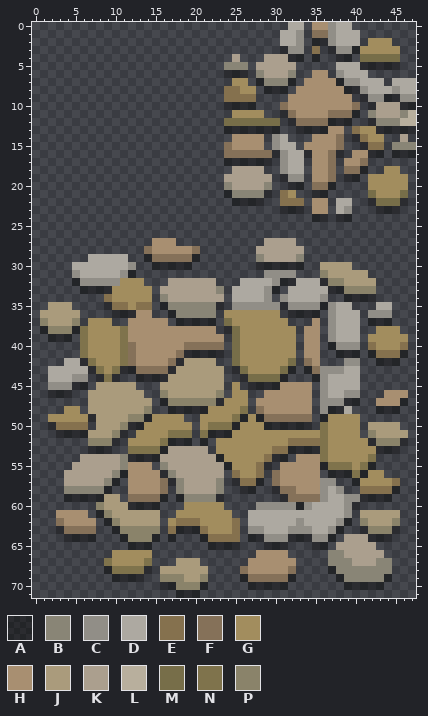
Two states of a sprite sheet, Images/Terrenos/Cesped2.png. The picture above was drawn from the file before the commit.
The file is 48x72 pixels. Colours within 5 levels of each other are drawn and written as one.
Palette (. is transparent): A #00000063  B #898576  C #918e87  D #ada9a1  E #85714e  F #857159  G #a28d5e  H #a88f71  J #aa9b7c  K #ab9f8e  L #b8af9d  M #776e49  N #7f734c  P #8a836a
Pixels before (only the part around the change), first column x 1:
 7 ........................GG.ABBBA.HHHHACCDDD.DDD
 8 .......................EEGG.AAA.HHHHHHAACDDDCDD
 9 .......................EEEE....HHHHHHHH.ACCAACC
10 .......................AAAA...FHHHHHHHHF.AKKKAA
11 ........................GGGG..AFHHHHFFFA.BKKKBL
12 .......................MMMMMMM.AFFFFAAA..ABBBLL
13 .......................AAAAAAA..AAAAHH.EGGAAAAA
14 ........................HHHH.CD...HHHF.AEGG..K.
15 .......................FHHHH.CDD.HHHHF..AEE.BBB
16 .......................FFFFFFACDDAHHFA.HHAA.AAA
17 .......................AAAAAA.CDD.HHF.HHF......
18 ........................KKKK..CDD.HHF.FFA..GG..
19 .......................KKKKKK.ACC.HHF.AA.GGGGG.
20 .......................BKKKKB..AA.FFA....GGGGG.
21 .......................ABBBBA.EG..AA.....MGGGM.
22 ........................AAAA..EEE.HH.DD..AMMMA.
23 ..............................AAA.HH.DC...AAA..
24 ..................................AA.AA........
25 ...............................................
26 ...............................................
27 ..............HHH...........KKKK...............
28 .............FHHHHHF.......KKKKKK..............
29 ......DDDDD..AFFFFFA.......BKKKKB..............
30 ....DDDDDDDC..AAAAA........AAAAAA..JJJJ........
31 ....CDDDDDCA................CCCC...PJJJJJ......
32 ....ACCCCCGGG...KKKKKK...DDDDCAADDDAPPJJJJ.....
33 .....AAAAGGGGG.KKKKKKKB.DDDDCA.DDDDDAAPPPP.....
34 ........EGGGGG.BKKKKKKK.DDDDC.CDDDDC..AAAA.....
35 .JJJ....AEEGEE.ABBBBBBA.CCCCCCACCCCACDD...DD...
36 JJJJJ....AAAHH..ABBBBB.GGGGGGG.AAAA.CDDD.CCC...
37 PJJJP.GGG..HHHHH.AAAAA.MGGGGGGG...H.CDDD.AAA...
38 APPPANGGGGNHHHHHHHHHHH.AMGGGGGGG.HH.CDDD..GGG..
39 .AAA.NGGGGNHHHHHHHHHHHH.MGGGGGGG.HH.CDDD.GGGGG.
40 .....NGGGGNFHHHHHHFFFFF.MGGGGGGG.HH.ACCC.EGGGE.
41 .....NGGGGNFHHHHHFAAAAA.MGGGGGGG.HH..AAA.AEEEA.
42 ...DDANGGGNFHHHHFAJJJJ..MGGGGGGM.FH...CC..AAA..
43 .DDDDDANGNAAFFFFAJJJJJJ.AMGGGGMA.AFCCCDD.......
44 .DDDCC.ANA..AAAAJJJJJJJ..AMMMMA...ACDDDD.......
45 .CCCAA.JJJJJ...JJJJJJJJ.G.AAAAHHHH.CDDDD.......
46 .AAA..JJJJJJJ..PJJJJJJP.GG..HHHHHH.CDDCC...HHH.
47 ......JJJJJJJJ.APPPPPPAGGG.HHHHHHH.CCCAA..HHHA.
48 ...GG.JJJJJJJP..AAAAAGGGGN.FHHHHHH.CAAD...AAA..
49 .GGGGGAJJJJPPAGGGG..GGGGNAGAFFFFFF.AGGGG.......
50 .AEEEE.JJJPAAGGGGGG.GNNNAGGGAAAAAA.NGGGG.JJJJ..
51 ..AAAAJJJPA.GGGGNNN.NAAAGGGGGGGGGGGNGGGG.PJJJJ.
52 ......PPPA.GGGGNAAA.A.GGGGGGGGGEEEENGGGGGAPPPA.
53 ......AAA..NNNNAKKKKK.GGGGGGGEEAAAANGGGGGGAAA..
54 .....KKKKKBAAAAKKKKKKKAGGGGGEAA.HHHNGGGGGN.....
55 ....KKKKKKBHHH.BKKKKKKKAGGGEA.HHHHHANNNGNA.....
56 ...KKKKKKBAHHHHABKKKKKK.EGGE.FHHHHH.AAANAGG....
57 ...KKKKKBA.HHHHFABKKKKB.AEEA.FHHHHHCC..AGGGGE..
58 ...BBBBBA..HHHHF.BKKKKB..AA..AFFHHHCDC..EEEEA..
59 ...AAAAAJJ.FFFFA.ABBBBA.......AFFFFCDDCCAAAA...
60 .......PJJJAAAA...GGGGG....CCCCCACDDDDCA.......
61 ..HHHH.APJJJJJJ..GGGGGGG..DDDDDDDDDDDDC.JJJJJ..
62 ..FHHHH.APJJJJJ.GEEEGGGGE.DDDDDDCDDDDCA.PJJJP..
63 ..AFFFF..APPPPP.EAAAEGGGE.CCDDDCCCDDCA..APPPA..
64 ...AAAA...APPPA.A...AEEEE.AACCCAAACCA.KKKAAA...
65 ...........AAA.......AAAA...AAA...AA.KKKKK.....
66 .........GGGGG.............HHHH.....BBKKKKK....
67 ........NGGGGN...JJJ......HHHHHH....BBBKKKBB...
68 ........ANNNNA.JJJJJJ....FHHHHHF....ABBBBBBB...
69 .........AAAA..PPPJJP....AFFFFFA.....ABBBBBA...
70 ...............AAPPPA.....AAAAA.......AAAAA....
71 .................AAA...........................
After:
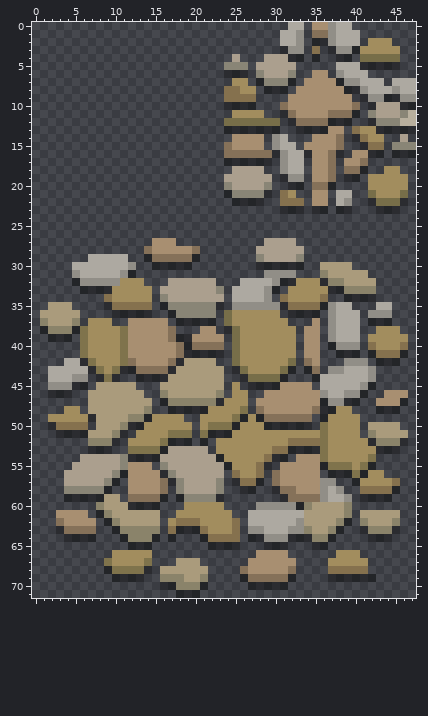
Difference:
There is now colour A in row 45 at x 42; in row 46 at x 41; in row 69 at x 37.
The edit turns colour B into colour A in row 69 at x 39 to 42.
The edit turns colour C into colour A in row 23 at x 39; in rows 47 to 48 at x 36.
The edit turns colour D into colour A in row 23 at x 38.
The edit turns colour F into colour A in row 40 at x 19.
The edit turns colour H into colour A in row 23 at x 35 to 36; in row 36 at x 13 to 14; in row 39 at x 18 to 19.
There is now colour C in row 42 at x 41; in rows 43 to 44 at x 42; in row 45 at x 41.
The edit turns colour D into colour C in row 22 at x 39.
There is now colour D in row 21 at x 38 to 39; in rows 43 to 44 at x 41.
The edit turns colour C into colour D in rows 44 to 45 at x 36.
The edit turns colour A into colour E in row 68 at x 37.
The edit turns colour B into colour E in row 68 at x 38 to 41.
The edit turns colour C into colour E in row 34 at x 31 and 36; in row 35 at x 32 to 35.
The edit turns colour G into colour E in row 35 at x 12.
There is now colour F in row 48 at x 35.
The edit turns colour H into colour F in rows 38 to 39 at x 17; in row 40 at x 18.
The edit turns colour A into colour G in row 48 at x 38.
The edit turns colour B into colour G in row 66 at x 38; in row 67 at x 37 to 39.
The edit turns colour D into colour G in row 32 at x 33 to 35; in row 33 at x 32 to 36; in row 34 at x 32 to 35; in row 48 at x 39.
The edit turns colour K into colour G in row 66 at x 39 to 40; in row 67 at x 40 to 41.
There is now colour H in rows 46 to 47 at x 35.
The edit turns colour A into colour H in row 21 at x 35 to 36.
The edit turns colour F into colour H in rows 40 to 41 at x 12.
The edit turns colour D into colour J in row 60 at x 35 to 38; in row 61 at x 34 to 38; in row 62 at x 34 to 37; in row 63 at x 35 to 36.
The edit turns colour G into colour M in row 36 at x 24.
The edit turns colour C into colour P in row 60 at x 34 and 39; in row 61 at x 39; in row 62 at x 38; in row 63 at x 34 and 37; in row 64 at x 35 to 36.
The edit erases colour A in row 24 at x 35 to 36 and 38 to 39; in row 60 at x 40; in row 69 at x 44; in row 70 at x 39 to 43.
The edit erases colour B in row 66 at x 37; in row 67 at x 43 to 44; in row 68 at x 42 to 44; in row 69 at x 43.
The edit erases colour C in row 43 at x 36; in row 59 at x 40.
The edit erases colour H in row 38 at x 18 to 20.
The edit erases colour K in row 64 at x 39 to 41; in row 65 at x 38 to 42; in row 66 at x 41 to 43; in row 67 at x 42.
